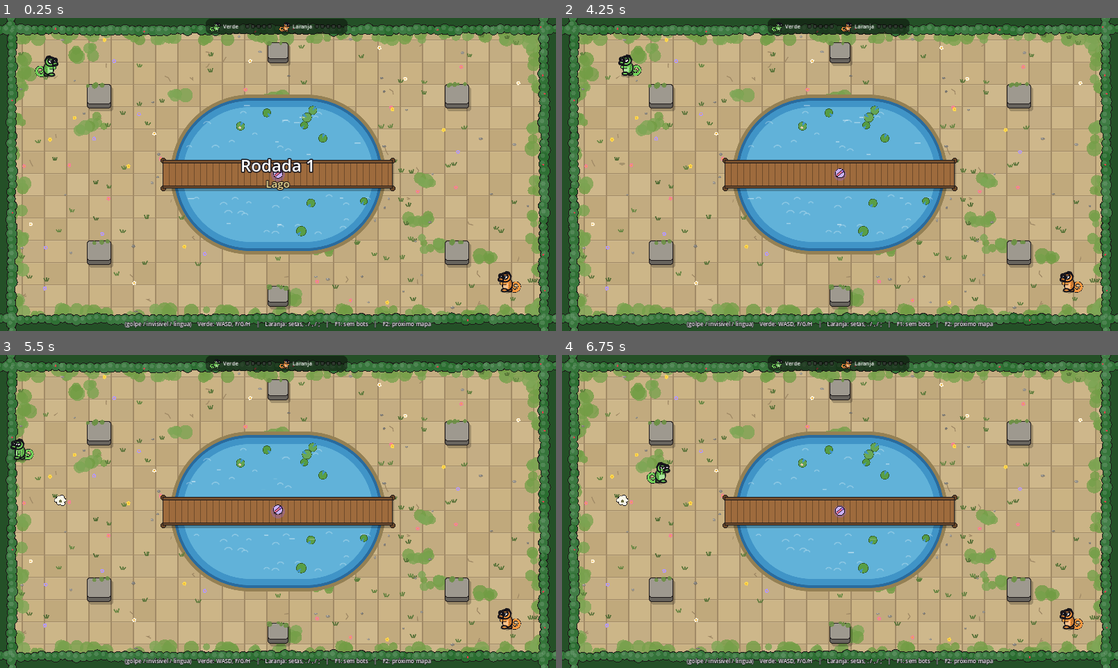
Above: before the commit, frames 1-4 (two rows, left to right).
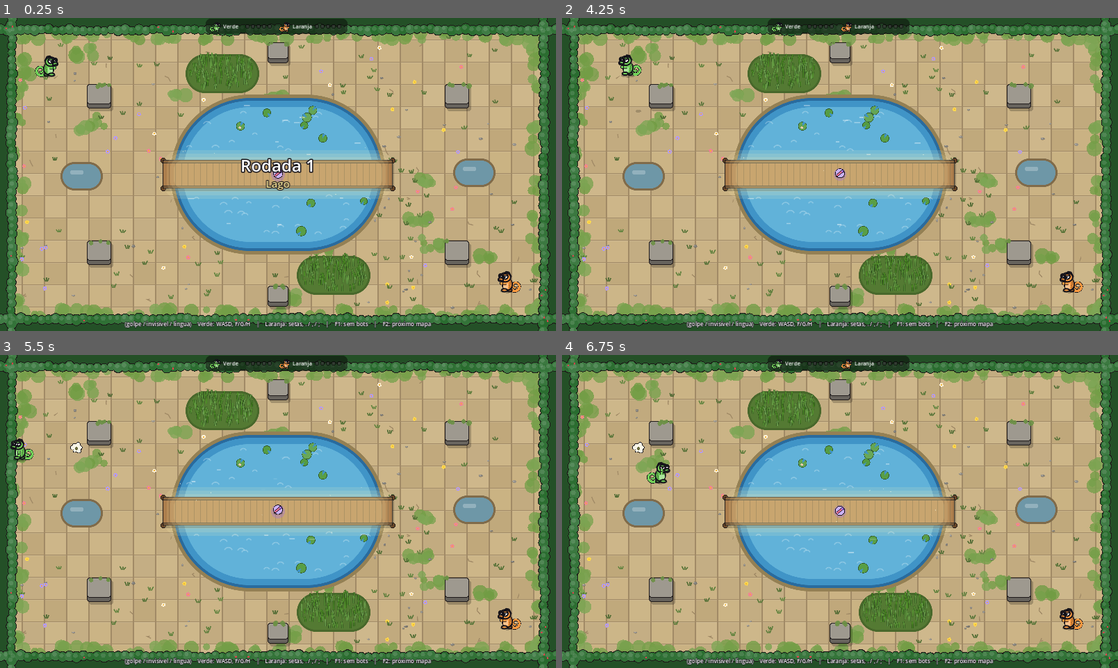
Above: after the commit, the same moments.

Repository: LucasLPiquet/BedLion
Game: Godot game, scene res://scenes/main.tscn
The game is run twice, just before and just after one commit, with the same random seed, the same clock (stepped at 60 frames per second) and the same inputs.
Inputs (mouse positions are in pixels of both pictures, inside the frame that each line leads up to):
- Up to frame 1 (0.25 s): no input
- Up to frame 2 (4.25 s): move the mouse to (962, 158) at 0.52 s; hold D 0.53-1.28 s; tap one key every 0.75 s from 0.6 s: F G H F G; click (962, 158) at 0.67 s; move the mouse to (728, 190) at 1.27 s; hold S 1.28-2.03 s; move the mouse to (895, 105) at 2.02 s; hold D 2.03-2.78 s; move the mouse to (812, 237) at 2.77 s; hold W 2.78-3.53 s; click (812, 237) at 2.92 s; move the mouse to (1006, 221) at 3.52 s; hold A from 3.53 s (still down)
- Up to frame 3 (5.5 s): move the mouse to (111, 464) at 4.27 s; tap H at 4.35 s; move the mouse to (305, 511) at 5.02 s; release A at 5.03 s; hold S from 5.03 s (still down); tap F at 5.1 s; click (305, 511) at 5.17 s
- Up to frame 4 (6.75 s): move the mouse to (756, 433) at 5.77 s; release S at 5.78 s; hold D 5.78-6.53 s; tap G at 5.85 s; move the mouse to (962, 495) at 6.52 s; hold W from 6.53 s (still down); tap H at 6.6 s

The runs differ from the first frame. In frame 1, 13% of the frame differs, in the area x 0-100%, y 0-100%; in frame 2, 13%; in frame 3, 13%; in frame 4, 13%.
Error after the commit: Parse Error: Cannot infer the type of "u" variable because the value doesn't have a set type. (res://scripts/ondulacao.gd:28)

Commit message:
Pistas de invisibilidade: capim alto, poças, sol e mapa Capinzal
- Capim alto: esconde metade de quem está dentro e deita quando alguém
  passa (até invisível), deixando um rastro que volta devagar.
- Poças rasas: ondinhas andando ou parado, pegadas molhadas ao sair.
- Pontes fazem ondinhas na água do lado.
- Manchas de sol mostram a sombra de quem está invisível.
- Todos os mapas ganharam esses elementos; mapa novo Capinzal.

Co-Authored-By: Claude Opus 5.5 <noreply@anthropic.com>
Claude-Session: https://claude.ai/code/session_01WVF9P2p1kNGM2WQBjdhwjk

Diff:
--- a/scripts/camaleao.gd
+++ b/scripts/camaleao.gd
@@ -11,8 +11,8 @@
 ##   golpear faz ele aparecer de novo, então não dá para ficar batendo escondido.
 ## Invisível: segura o botão por TEMPO_PARA_SUMIR segundos para sumir para todos
 ## (inclusive para o próprio jogador). Se tiver um upgrade de língua, ele cai no chão.
-## Pés sujos: quem pisa em cocô de pombo (coco_pombo.gd) deixa pegadas por um
-## tempo, mesmo invisível.
+## Pés sujos: quem pisa em cocô de pombo (coco_pombo.gd) ou sai de uma poça
+## (pistas.gd) deixa pegadas por um tempo, mesmo invisível.
 ## Água: quem entra num lago ou rio do mapa (mapas.gd) afunda e morre, inclusive
 ## se for arrastado para dentro pela língua de outro.
 
@@ -77,6 +77,7 @@
 var _olhando_direita := true
 var _passo := 0.0 # animação de andar
 var _tempo_pes_sujos := 0.0 # segundos que ainda vai deixar pegadas
+var _cor_pes := Pegada.COR # cor das pegadas (cocô ou água)
 var _andado_desde_pegada := 0.0
 var _pe_esquerdo := true # as pegadas alternam um lado e o outro
 
@@ -418,8 +419,11 @@
 
 # --- Pés sujos (cocô de pombo) ----------------------------------------------
 
-## Chamado pelo cocô de pombo quando este camaleão pisa nele (ou leva na cabeça).
-func sujar_pes(segundos: float) -> void:
+## Chamado pelo cocô de pombo quando este camaleão pisa nele (ou leva na cabeça),
+## e pelas poças (pistas.gd) com a cor de pegada molhada.
+func sujar_pes(segundos: float, cor_pegada := Pegada.COR) -> void:
+	if segundos >= _tempo_pes_sujos:
+		_cor_pes = cor_pegada
 	_tempo_pes_sujos = maxf(_tempo_pes_sujos, segundos)
 
 
@@ -439,7 +443,10 @@
 	_pe_esquerdo = not _pe_esquerdo
 	var andando := get_real_velocity().normalized()
 	var lado := andando.orthogonal() * (6.0 if _pe_esquerdo else -6.0)
+	if Mapas.na_poca(mapa, position + Vector2(0, 22)):
+		return # dentro da poça não marca (ali quem denuncia são as ondinhas)
 	var pegada := Pegada.new()
+	pegada.cor = _cor_pes
 	pegada.position = position + Vector2(0, 22) + lado # nos pés
 	pegada.rotation = andando.angle()
 	mundo.add_child(pegada)
@@ -558,9 +565,9 @@
 	var escala := Vector2.ONE * Desenho.ESCALA_JOGO
 	Desenho.desenhar(self, Transform2D(0.0, escala, 0.0, Vector2.ZERO), cor, direcao, _olhando_direita, _passo)
 	if _tempo_pes_sujos > 0.0:
-		# Manchinhas de cocô nos pés.
+		# Manchinhas de cocô (ou de água) nos pés.
 		for x in [-6.0, 8.0]:
-			draw_circle(Vector2(x, 23), 3.5, Pegada.COR)
+			draw_circle(Vector2(x, 23), 3.5, _cor_pes)
 	if lingua != Linguas.BASICA:
 		# Bolinha em cima da cabeça com a cor do upgrade de língua.
 		var cor_upgrade: Color = Linguas.TIPOS[lingua]["cor"]
--- a/scripts/cenario.gd
+++ b/scripts/cenario.gd
@@ -1,6 +1,8 @@
 extends Node2D
 ## Desenha o mapa: chão de ladrilhos com musgo, cerca viva em volta, blocos de
-## pedra, água com pontes e enfeites (tufos de grama, flores, pedrinhas). É só
+## pedra, água com pontes, o chão do capim alto, poças e enfeites (tufos de
+## grama, flores, pedrinhas). As folhas do capim alto que se mexem ficam em
+## grama_alta.gd e as manchas de sol em luz.gd. É só
 ## visual: as colisões das paredes são criadas em main.gd e quem afunda na água
 ## é conferido em camaleao.gd. Tudo sorteado com a semente do mapa (mapas.gd),
 ## então cada mapa fica sempre igual.
@@ -24,6 +26,9 @@
 const COR_FOLHA_LAGO := Color(0.35, 0.62, 0.28)
 const COR_MADEIRA := Color(0.62, 0.42, 0.24)
 const LARGURA_BEIRADA := 10.0
+const COR_CHAO_CAPIM := Color(0.33, 0.48, 0.20)
+const COR_LAMA := Color(0.50, 0.42, 0.29)
+const COR_POCA := Color(0.42, 0.62, 0.72, 0.85)
 
 var tamanho := Vector2(1280, 720)
 var espessura := 32.0
@@ -45,6 +50,10 @@
 	rng.seed = mapa.get("semente", 7)
 	_desenhar_chao(rng)
 	_desenhar_musgo(rng)
+	for capim in mapa.get("grama", []):
+		_forma_arredondada(capim, 6.0, COR_CHAO_CAPIM.darkened(0.15))
+		_forma_arredondada(capim, 0.0, COR_CHAO_CAPIM)
+	_desenhar_pocas()
 	_desenhar_agua(rng)
 	_desenhar_enfeites(rng)
 	for ponte in pontes:
@@ -163,6 +172,16 @@
 			if rng.randf() < 0.4: # florzinha
 				draw_circle(ponto + Vector2.from_angle(giro + PI) * raio * 0.4, 3.5, Color(1.0, 0.75, 0.85))
 				draw_circle(ponto + Vector2.from_angle(giro + PI) * raio * 0.4, 1.5, Color(1.0, 0.9, 0.4))
+
+
+## Poças rasas: lama em volta, água clarinha e um reflexo.
+func _desenhar_pocas() -> void:
+	for item in mapa.get("pocas", []):
+		var poca: Rect2 = item
+		_forma_arredondada(poca, 6.0, COR_LAMA)
+		_forma_arredondada(poca, 0.0, COR_POCA)
+		var reflexo := Rect2(poca.position + poca.size * Vector2(0.2, 0.25), poca.size * Vector2(0.35, 0.18))
+		_forma_arredondada(reflexo, 0.0, Color(1, 1, 1, 0.25))
 
 
 ## Um ponto sorteado dentro do pedaço de água, longe da beirada ("folga" px),
--- /dev/null
+++ b/scripts/grama_alta.gd
@@ -0,0 +1,115 @@
+extends Node2D
+## Capim alto ("grama" em mapas.gd). As folhas da frente de um camaleão são
+## desenhadas por cima dele e as de trás por baixo, então quem está dentro fica
+## meio escondido (só a cabeça aparece).
+## Quando alguém passa, visível ou invisível, as folhas se deitam para os lados,
+## ficam mais claras e demoram para voltar: fica um rastro de por onde a pessoa andou.
+
+const Mapas := preload("res://scripts/mapas.gd")
+
+## Uma folha a cada tantos pixels quadrados de capim.
+const AREA_POR_FOLHA := 150.0
+## Até onde um camaleão empurra as folhas (a partir dos pés).
+const RAIO_EMPURRAO := 30.0
+## Quanto a folha deita no máximo (em radianos).
+const DOBRA_MAXIMA := 1.1
+## Velocidade com que a folha deita quando alguém passa e com que volta ao lugar.
+## Voltar devagar é o que deixa o rastro.
+const VELOCIDADE_DEITAR := 9.0
+const VELOCIDADE_VOLTAR := 0.8
+## Os pés ficam um pouco abaixo do centro do camaleão.
+const PES := Vector2(0, 18)
+
+const COR := Color(0.36, 0.58, 0.22)
+const COR_CONTORNO := Color(0.12, 0.22, 0.08)
+const COR_DEITADA := Color(0.72, 0.78, 0.42)
+
+var mapa: Dictionary = {}
+# Cada folha: [base, altura, cor, fase do vento, inclinação parada, dobra atual, atrás de alguém]
+var _folhas: Array = []
+var _tempo := 0.0
+var _atras: Node2D # desenha as folhas que estão atrás de algum camaleão (por baixo dele)
+
+
+func _ready() -> void:
+	z_index = 1 # por cima dos camaleões
+	_atras = Node2D.new()
+	_atras.z_index = -2 # 1 - 2 = -1: por baixo dos camaleões
+	_atras.draw.connect(_desenhar.bind(_atras, true))
+	add_child(_atras)
+	var rng := RandomNumberGenerator.new()
+	rng.seed = mapa.get("semente", 7) + 1000
+	for item in mapa.get("grama", []):
+		var retangulo: Rect2 = item
+		var quantidade := int(retangulo.get_area() / AREA_POR_FOLHA)
+		for i in quantidade:
+			var base := Vector2(rng.randf_range(retangulo.position.x, retangulo.end.x),
+				rng.randf_range(retangulo.position.y, retangulo.end.y))
+			if not Mapas.dentro_arredondado(retangulo, base, 4.0):
+				continue
+			# Folhas da borda são mais baixas, para o capim ter um contorno macio.
+			var altura := rng.randf_range(18.0, 30.0)
+			if not Mapas.dentro_arredondado(retangulo, base, 18.0):
+				altura *= 0.65
+			var cor := COR.lightened(rng.randf_range(-0.12, 0.12))
+			_folhas.append([base, altura, cor, rng.randf() * TAU, rng.randf_range(-0.25, 0.25), 0.0, false])
+	# Desenha de cima para baixo, assim as folhas da frente ficam por cima.
+	_folhas.sort_custom(func(a: Array, b: Array) -> bool: return a[0].y < b[0].y)
+	set_process(not _folhas.is_empty())
+
+
+func _process(delta: float) -> void:
+	_tempo += delta
+	var pes: Array = []
+	for camaleao in get_tree().get_nodes_in_group("camaleoes"):
+		if camaleao.vivo:
+			pes.append(camaleao.position + PES)
+	for folha in _folhas:
+		var base: Vector2 = folha[0]
+		var alvo := 0.0
+		var atras := false
+		for pe in pes:
+			var dif: Vector2 = base - pe
+			# Folha logo acima dos pés (atrás do corpo): vai para a camada de baixo.
+			if absf(dif.x) < 30.0 and dif.y < -4.0 and dif.y > -60.0:
+				atras = true
+			if absf(dif.x) > RAIO_EMPURRAO or absf(dif.y) > RAIO_EMPURRAO:
+				continue
+			var distancia := dif.length()
+			if distancia < RAIO_EMPURRAO:
+				# Deita para o lado contrário de quem está pisando.
+				var lado := 1.0 if dif.x >= 0.0 else -1.0
+				alvo += lado * DOBRA_MAXIMA * (1.0 - distancia / RAIO_EMPURRAO * 0.6)
+		alvo = clampf(alvo, -DOBRA_MAXIMA, DOBRA_MAXIMA)
+		var dobra: float = folha[5]
+		if absf(alvo) > absf(dobra) or (alvo != 0.0 and signf(alvo) != signf(dobra)):
+			dobra = move_toward(dobra, alvo, VELOCIDADE_DEITAR * delta)
+		else:
+			dobra = move_toward(dobra, alvo, VELOCIDADE_VOLTAR * delta)
+		folha[5] = dobra
+		folha[6] = atras
+	queue_redraw()
+	_atras.queue_redraw()
+
+
+func _draw() -> void:
+	_desenhar(self, false)
+
+
+## Desenha as folhas de uma das camadas (atrás dos camaleões ou na frente).
+func _desenhar(item: CanvasItem, camada_de_tras: bool) -> void:
+	for folha in _folhas:
+		if folha[6] != camada_de_tras:
+			continue
+		var base: Vector2 = folha[0]
+		var altura: float = folha[1]
+		var cor: Color = folha[2]
+		var dobra: float = folha[5]
+		var vento := sin(_tempo * 1.7 + folha[3]) * 0.07
+		var angulo: float = folha[4] + dobra + vento
+		var ponta := base + Vector2(sin(angulo), -cos(angulo)) * altura
+		var meio := base + Vector2(sin(angulo * 0.5), -cos(angulo * 0.5)) * altura * 0.5
+		var linha := PackedVector2Array([base, meio, ponta])
+		item.draw_polyline(linha, COR_CONTORNO, 3.4, true)
+		# Deitada, a folha mostra o lado de baixo, mais claro: é isso que marca o rastro.
+		item.draw_polyline(linha, cor.lerp(COR_DEITADA, absf(dobra) / DOBRA_MAXIMA * 0.7), 2.2, true)
--- /dev/null
+++ b/scripts/luz.gd
@@ -0,0 +1,75 @@
+extends Node2D
+## Manchas de sol no chão ("luz" em mapas.gd). Dentro delas, quem está invisível
+## continua sem corpo, mas a sombra aparece no chão. Os camaleões visíveis já
+## desenham a própria sombra (desenho_camaleao.gd).
+
+const Mapas := preload("res://scripts/mapas.gd")
+
+const COR_SOL := Color(1.0, 0.95, 0.7)
+## Sombra do invisível: mesmo lugar e tamanho da sombra do desenho do camaleão.
+const POSICAO_SOMBRA := Vector2(0, 25)
+const TAMANHO_SOMBRA := Vector2(20, 6)
+const FORCA_SOMBRA := 0.32
+## Quanto tempo a sombra leva para aparecer ou sumir quando ele entra ou sai do sol.
+const TEMPO_TRANSICAO := 0.15
+
+var mapa: Dictionary = {}
+var _sombras: Dictionary = {} # camaleão -> força atual da sombra (0 a 1)
+var _poeira: Array = [] # [posição, fase, velocidade] grãozinhos brilhando no sol
+var _tempo := 0.0
+
+
+func _ready() -> void:
+	z_index = -8 # por cima do chão e da água, por baixo dos camaleões
+	for item in mapa.get("luz", []):
+		var retangulo: Rect2 = item
+		for i in int(retangulo.get_area() / 7000.0) + 2:
+			_poeira.append([Vector2(randf_range(retangulo.position.x, retangulo.end.x),
+				randf_range(retangulo.position.y, retangulo.end.y)), randf() * TAU, randf_range(4.0, 10.0)])
+	set_process(not mapa.get("luz", []).is_empty())
+
+
+func _process(delta: float) -> void:
+	_tempo += delta
+	var vistos: Dictionary = {}
+	for camaleao in get_tree().get_nodes_in_group("camaleoes"):
+		if not camaleao.vivo:
+			continue
+		vistos[camaleao] = true
+		var quer := 1.0 if camaleao.invisivel and Mapas.na_luz(mapa, camaleao.position + POSICAO_SOMBRA) else 0.0
+		_sombras[camaleao] = move_toward(_sombras.get(camaleao, 0.0), quer, delta / TEMPO_TRANSICAO)
+	for camaleao in _sombras.keys():
+		if not vistos.has(camaleao):
+			_sombras.erase(camaleao)
+	queue_redraw()
+
+
+func _draw() -> void:
+	# Sol: retângulos de cantos redondos uns dentro dos outros, para a borda ficar macia.
+	for item in mapa.get("luz", []):
+		var retangulo: Rect2 = item
+		for passo in 4:
+			var forma := retangulo.grow(-passo * 10.0)
+			if forma.size.x <= 0.0 or forma.size.y <= 0.0:
+				break
+			var estilo := StyleBoxFlat.new()
+			estilo.bg_color = Color(COR_SOL, 0.13)
+			estilo.set_corner_radius_all(int(minf(forma.size.x, forma.size.y) / 3.0))
+			estilo.corner_detail = 12
+			estilo.anti_aliasing = true
+			estilo.draw(get_canvas_item(), forma)
+	# Poeirinha brilhando, subindo devagar.
+	for grao in _poeira:
+		var fase: float = grao[1]
+		var brilho := maxf(0.0, sin(_tempo * 1.3 + fase))
+		if brilho > 0.05:
+			var ponto: Vector2 = grao[0] + Vector2(sin(_tempo * 0.6 + fase) * 6.0, -fmod(_tempo * grao[2] + fase * 10.0, 30.0))
+			draw_circle(ponto, 1.6, Color(1, 1, 0.9, 0.5 * brilho))
+	# Sombras dos invisíveis que estão no sol.
+	for camaleao in _sombras:
+		var forca: float = _sombras[camaleao]
+		if forca <= 0.0 or not is_instance_valid(camaleao):
+			continue
+		draw_set_transform(camaleao.position + POSICAO_SOMBRA, 0.0, Vector2(1.0, TAMANHO_SOMBRA.y / TAMANHO_SOMBRA.x))
+		draw_circle(Vector2.ZERO, TAMANHO_SOMBRA.x, Color(0, 0, 0, FORCA_SOMBRA * forca))
+		draw_set_transform(Vector2.ZERO)
--- a/scripts/main.gd
+++ b/scripts/main.gd
@@ -12,6 +12,9 @@
 const CocoPombo := preload("res://scripts/coco_pombo.gd")
 const Mapas := preload("res://scripts/mapas.gd")
 const Agua := preload("res://scripts/agua.gd")
+const GramaAlta := preload("res://scripts/grama_alta.gd")
+const Luz := preload("res://scripts/luz.gd")
+const Pistas := preload("res://scripts/pistas.gd")
 
 ## Tamanho da arena (em pixels do jogo). A janela continua do mesmo tamanho:
 ## o jogo é esticado para caber nela (veja _ready). Era 1280 x 720.
@@ -110,7 +113,8 @@
 	_montar_arena()
 
 
-## Apaga o mapa anterior e monta o atual: desenho, brilho da água e paredes.
+## Apaga o mapa anterior e monta o atual: desenho, brilho da água, sol,
+## capim alto e paredes.
 func _montar_arena() -> void:
 	if _arena:
 		remove_child(_arena) # tira as paredes antigas na hora
@@ -130,6 +134,14 @@
 	agua.tamanho = TAMANHO
 	agua.espessura = ESPESSURA_PAREDE
 	_arena.add_child(agua)
+
+	# Sol (mostra a sombra de quem está invisível) e capim alto (se mexe quando alguém passa).
+	var luz := Luz.new()
+	luz.mapa = _mapa
+	_arena.add_child(luz)
+	var grama := GramaAlta.new()
+	grama.mapa = _mapa
+	_arena.add_child(grama)
 
 	var e := ESPESSURA_PAREDE
 	_criar_parede(Rect2(0, 0, TAMANHO.x, e))
@@ -236,6 +248,9 @@
 	_rodada.y_sort_enabled = true # quem está mais embaixo aparece na frente
 	add_child(_rodada)
 	_trocar_mapa()
+	var pistas := Pistas.new() # ondinhas e pegadas molhadas (pistas.gd)
+	pistas.mapa = _mapa
+	_rodada.add_child(pistas)
 	_numero_rodada += 1
 	_rodada_acabou = false
 	_vivos.clear()
--- a/scripts/mapas.gd
+++ b/scripts/mapas.gd
@@ -14,7 +14,16 @@
 ##   cima. Os cantos são arredondados sozinhos (um retângulo fino vira um rio com
 ##   pontas redondas; um quadrado vira um lago redondo). Dá para juntar vários
 ##   retângulos para fazer um lago com formato diferente.
-## - "pontes": tábuas por cima da água; dá para andar nelas sem cair.
+## - "pontes": tábuas por cima da água; dá para andar nelas sem cair. Quem anda
+##   na ponte faz ondinhas na água do lado (até invisível).
+## - "grama": capim alto (cantos arredondados, como a água). O capim tampa metade
+##   de quem está dentro, e se mexe quando alguém passa, mesmo invisível; ele
+##   demora para voltar ao lugar, então fica um rastro.
+## - "pocas": poças rasas (não afundam). Quem anda nelas faz ondinhas, quem fica
+##   parado nelas faz uma ondinha de vez em quando, e quem sai fica com os pés
+##   molhados e deixa pegadas por um tempo. Tudo isso vale para invisíveis também.
+## - "luz": manchas de sol no chão. Dentro delas, a sombra de quem está
+##   invisível aparece.
 ## - "inicios": onde cada jogador começa (Verde, Laranja, Azul, Rosa), nessa ordem.
 ## - "upgrades_no_inicio": upgrades de língua que já estão no chão quando a rodada começa.
 ## - "pontos_upgrade": lugares onde os upgrades de língua podem aparecer depois.
@@ -34,6 +43,9 @@
 		],
 		"agua": [],
 		"pontes": [],
+		"grama": [Rect2(130, 380, 230, 140), Rect2(1240, 380, 230, 140)],
+		"pocas": [Rect2(340, 680, 110, 70), Rect2(1150, 150, 110, 70)],
+		"luz": [Rect2(620, 320, 360, 260)],
 		"inicios": [Vector2(212, 262), Vector2(1388, 638), Vector2(1388, 262), Vector2(212, 638)],
 		"upgrades_no_inicio": [Vector2(800, 450)],
 		"pontos_upgrade": [
@@ -61,6 +73,9 @@
 		],
 		"agua": [],
 		"pontes": [],
+		"grama": [Rect2(400, 260, 100, 140), Rect2(1100, 500, 100, 140)],
+		"pocas": [Rect2(600, 270, 110, 60), Rect2(890, 570, 110, 60)],
+		"luz": [Rect2(660, 40, 280, 140), Rect2(660, 720, 280, 140)],
 		"inicios": [Vector2(140, 140), Vector2(1460, 760), Vector2(1460, 140), Vector2(140, 760)],
 		"upgrades_no_inicio": [Vector2(645, 450), Vector2(955, 450)],
 		"pontos_upgrade": [
@@ -84,6 +99,10 @@
 		"pontes": [
 			Rect2(470, 410, 660, 80),
 		],
+		# Juncos na beira do lago e sol em cima da ponte.
+		"grama": [Rect2(540, 110, 200, 100), Rect2(860, 690, 200, 100)],
+		"pocas": [Rect2(180, 420, 110, 70), Rect2(1310, 410, 110, 70)],
+		"luz": [Rect2(470, 380, 660, 140)],
 		"inicios": [Vector2(140, 140), Vector2(1460, 760), Vector2(1460, 140), Vector2(140, 760)],
 		"upgrades_no_inicio": [Vector2(800, 450)],
 		"pontos_upgrade": [
@@ -107,6 +126,10 @@
 			Rect2(445, 170, 140, 90), Rect2(445, 640, 140, 90),
 			Rect2(1015, 170, 140, 90), Rect2(1015, 640, 140, 90),
 		],
+		# Duas faixas de capim no meio, com um corredor entre elas.
+		"grama": [Rect2(690, 345, 220, 70), Rect2(690, 485, 220, 70)],
+		"pocas": [Rect2(300, 700, 110, 70), Rect2(1190, 130, 110, 70)],
+		"luz": [Rect2(420, 140, 190, 150), Rect2(990, 610, 190, 150)],
 		"inicios": [Vector2(180, 180), Vector2(1420, 720), Vector2(1420, 180), Vector2(180, 720)],
 		"upgrades_no_inicio": [Vector2(800, 450)],
 		"pontos_upgrade": [
@@ -130,11 +153,35 @@
 			Rect2(1010, 340, 220, 220),
 		],
 		"pontes": [],
+		# Sol entrando pelo teto quebrado.
+		"grama": [Rect2(80, 560, 140, 200), Rect2(1380, 140, 140, 200)],
+		"pocas": [Rect2(740, 415, 120, 70)],
+		"luz": [Rect2(620, 210, 360, 100), Rect2(620, 590, 360, 100)],
 		"inicios": [Vector2(130, 450), Vector2(1470, 450), Vector2(800, 110), Vector2(800, 790)],
 		"upgrades_no_inicio": [Vector2(800, 450)],
 		"pontos_upgrade": [
 			Vector2(480, 260), Vector2(1120, 640), Vector2(1120, 260), Vector2(480, 640),
 			Vector2(650, 450), Vector2(950, 450), Vector2(140, 140), Vector2(1460, 760),
+		],
+	},
+	{
+		"nome": "Capinzal",
+		"semente": 71,
+		"paredes": [
+			Rect2(380, 200, 60, 60), Rect2(1160, 640, 60, 60),
+			Rect2(1160, 200, 60, 60), Rect2(380, 640, 60, 60),
+		],
+		"agua": [],
+		"pontes": [],
+		# Dois campos de capim alto, com uma faixa de sol no meio.
+		"grama": [Rect2(560, 110, 480, 260), Rect2(560, 530, 480, 260)],
+		"pocas": [Rect2(220, 415, 110, 70), Rect2(1270, 415, 110, 70)],
+		"luz": [Rect2(40, 395, 1520, 110)],
+		"inicios": [Vector2(140, 140), Vector2(1460, 760), Vector2(1460, 140), Vector2(140, 760)],
+		"upgrades_no_inicio": [Vector2(800, 450)],
+		"pontos_upgrade": [
+			Vector2(260, 290), Vector2(1340, 610), Vector2(1340, 290), Vector2(260, 610),
+			Vector2(480, 450), Vector2(1120, 450), Vector2(800, 70), Vector2(800, 830),
 		],
 	},
 ]
@@ -175,8 +222,34 @@
 	return na_agua(mapa, posicao + PES, MARGEM_BEIRADA)
 
 
-## O ponto está longe ("distancia" px) das paredes e da água? Serve para
-## escolher onde soltar cocô de pombo.
+## O ponto está numa poça rasa?
+static func na_poca(mapa: Dictionary, ponto: Vector2) -> bool:
+	for poca in mapa.get("pocas", []):
+		if dentro_arredondado(poca, ponto):
+			return true
+	return false
+
+
+## O ponto está em cima de uma ponte? Devolve a ponte (Rect2) ou um Rect2 vazio.
+static func ponte_em(mapa: Dictionary, ponto: Vector2) -> Rect2:
+	for ponte in mapa.get("pontes", []):
+		var retangulo: Rect2 = ponte
+		if retangulo.has_point(ponto):
+			return retangulo
+	return Rect2()
+
+
+## O ponto está numa mancha de sol?
+static func na_luz(mapa: Dictionary, ponto: Vector2) -> bool:
+	for luz in mapa.get("luz", []):
+		var retangulo: Rect2 = luz
+		if retangulo.has_point(ponto):
+			return true
+	return false
+
+
+## O ponto está longe ("distancia" px) das paredes, da água, das poças e do
+## capim alto? Serve para escolher onde soltar cocô de pombo e onde pôr enfeites.
 static func lugar_livre(mapa: Dictionary, ponto: Vector2, distancia: float) -> bool:
 	for parede in mapa.get("paredes", []):
 		var retangulo: Rect2 = parede
@@ -185,4 +258,7 @@
 	for agua in mapa.get("agua", []):
 		if dentro_arredondado(agua, ponto, -distancia):
 			return false
+	for item in mapa.get("pocas", []) + mapa.get("grama", []):
+		if dentro_arredondado(item, ponto, -distancia):
+			return false
 	return true
--- /dev/null
+++ b/scripts/ondulacao.gd
@@ -0,0 +1,33 @@
+extends Node2D
+## Ondinha na água: dois anéis achatados que crescem e somem. Aparece quando
+## alguém (até invisível) anda numa poça, fica parado nela ou anda numa ponte.
+
+const DURACAO := 0.9
+const COR := Color(0.92, 0.97, 1.0)
+
+var tamanho := 1.0 # 1 = ondinha de quem anda; menor para quem está parado
+var _tempo := 0.0
+
+
+func _ready() -> void:
+	z_index = -3 # na água, por baixo das pegadas e dos camaleões
+
+
+func _process(delta: float) -> void:
+	_tempo += delta
+	if _tempo >= DURACAO:
+		queue_free()
+		return
+	queue_redraw()
+
+
+func _draw() -> void:
+	var t := _tempo / DURACAO
+	draw_set_transform(Vector2.ZERO, 0.0, Vector2(1.0, 0.5))
+	for atraso in [0.0, 0.3]:
+		var u := t - atraso
+		if u <= 0.0:
+			continue
+		var raio := lerpf(4.0, 24.0, u) * tamanho
+		draw_arc(Vector2.ZERO, raio, 0.0, TAU, 24, Color(COR, 0.7 * (1.0 - u)), 2.0, true)
+	draw_set_transform(Vector2.ZERO)
--- a/scripts/pegada.gd
+++ b/scripts/pegada.gd
@@ -1,11 +1,12 @@
 extends Node2D
-## Uma pegada de camaleão com o pé sujo de cocô de pombo. Some sozinha depois
+## Uma pegada de camaleão com o pé sujo de cocô de pombo (ou molhado de poça). Some sozinha depois
 ## de DURACAO segundos. Desenhada apontando para a direita (+x); quem cria
 ## gira ela para o lado em que o camaleão andava.
 
 const DURACAO := 3.0
-const COR := Color(0.36, 0.33, 0.2, 0.8)
+const COR := Color(0.36, 0.33, 0.2, 0.8) # cocô de pombo
 
+var cor := COR # pés molhados de poça usam outra cor (pistas.gd)
 var _tempo := 0.0
 
 
@@ -23,8 +24,8 @@
 
 func _draw() -> void:
 	# Sola redonda e três dedinhos em leque para a frente.
-	draw_circle(Vector2.ZERO, 3.5, COR)
+	draw_circle(Vector2.ZERO, 3.5, cor)
 	for angulo in [-0.6, 0.0, 0.6]:
 		var dedo := Vector2.from_angle(angulo) * 6.0
-		draw_line(Vector2.ZERO, dedo, COR, 2.0, true)
-		draw_circle(dedo, 1.8, COR)
+		draw_line(Vector2.ZERO, dedo, cor, 2.0, true)
+		draw_circle(dedo, 1.8, cor)
--- /dev/null
+++ b/scripts/pistas.gd
@@ -0,0 +1,88 @@
+extends Node
+## Pistas que os camaleões deixam no mapa, inclusive invisíveis:
+## - Poça: andando nela faz ondinhas; parado faz uma ondinha de vez em quando;
+##   saindo dela fica com os pés molhados e deixa pegadas por TEMPO_PES_MOLHADOS.
+## - Ponte: andando nela faz ondinhas na água do lado.
+## O capim que se mexe fica em grama_alta.gd e a sombra no sol em luz.gd.
+## Os efeitos são criados no nó pai (o nó da rodada).
+
+const Mapas := preload("res://scripts/mapas.gd")
+const Ondulacao := preload("res://scripts/ondulacao.gd")
+
+## A cada tantos pixels andados numa poça sai uma ondinha.
+const DISTANCIA_ONDA_POCA := 30.0
+## Parado numa poça, sai uma ondinha menor a cada tantos segundos.
+const INTERVALO_ONDA_PARADO := 1.4
+## Na ponte, uma ondinha na água do lado a cada tantos pixels andados.
+const DISTANCIA_ONDA_PONTE := 45.0
+## Pegadas molhadas depois de sair da poça.
+const TEMPO_PES_MOLHADOS := 2.5
+const COR_PEGADA_MOLHADA := Color(0.25, 0.32, 0.38, 0.55)
+const PES := Vector2(0, 18)
+
+var mapa: Dictionary = {}
+var _estado: Dictionary = {} # camaleão -> {"antes", "andado", "parado"}
+
+
+func _physics_process(delta: float) -> void:
+	for camaleao in get_tree().get_nodes_in_group("camaleoes"):
+		if not camaleao.vivo:
+			continue
+		if not _estado.has(camaleao):
+			_estado[camaleao] = {"antes": camaleao.position, "andado": 0.0, "parado": 0.0}
+		var estado: Dictionary = _estado[camaleao]
+		var andou: float = camaleao.position.distance_to(estado["antes"])
+		estado["antes"] = camaleao.position
+		var pes: Vector2 = camaleao.position + PES
+
+		if Mapas.na_poca(mapa, pes):
+			camaleao.sujar_pes(TEMPO_PES_MOLHADOS, COR_PEGADA_MOLHADA)
+			estado["andado"] += andou
+			if andou > 0.5:
+				estado["parado"] = 0.0
+				if estado["andado"] >= DISTANCIA_ONDA_POCA:
+					estado["andado"] = 0.0
+					_ondinha(pes, 1.0)
+			else:
+				estado["parado"] += delta
+				if estado["parado"] >= INTERVALO_ONDA_PARADO:
+					estado["parado"] = 0.0
+					_ondinha(pes, 0.6)
+			continue
+		estado["parado"] = 0.0
+
+		var ponte := Mapas.ponte_em(mapa, pes)
+		if ponte.has_area():
+			estado["andado"] += andou
+			if estado["andado"] >= DISTANCIA_ONDA_PONTE:
+				estado["andado"] = 0.0
+				_ondinha_do_lado(ponte, pes)
+		else:
+			estado["andado"] = 0.0
+
+	for camaleao in _estado.keys():
+		if not is_instance_valid(camaleao):
+			_estado.erase(camaleao)
+
+
+## Ondinha na água ao lado da ponte, na altura de quem anda (um lado sorteado).
+func _ondinha_do_lado(ponte: Rect2, pes: Vector2) -> void:
+	var deitada := ponte.size.x >= ponte.size.y
+	var lados := [-1.0, 1.0]
+	lados.shuffle()
+	for lado in lados:
+		var ponto: Vector2
+		if deitada:
+			ponto = Vector2(pes.x, ponte.get_center().y + lado * (ponte.size.y / 2.0 + 14.0))
+		else:
+			ponto = Vector2(ponte.get_center().x + lado * (ponte.size.x / 2.0 + 14.0), pes.y)
+		if Mapas.na_agua(mapa, ponto):
+			_ondinha(ponto, 0.8)
+			return
+
+
+func _ondinha(ponto: Vector2, tamanho: float) -> void:
+	var onda := Ondulacao.new()
+	onda.position = ponto
+	onda.tamanho = tamanho
+	get_parent().add_child(onda)
